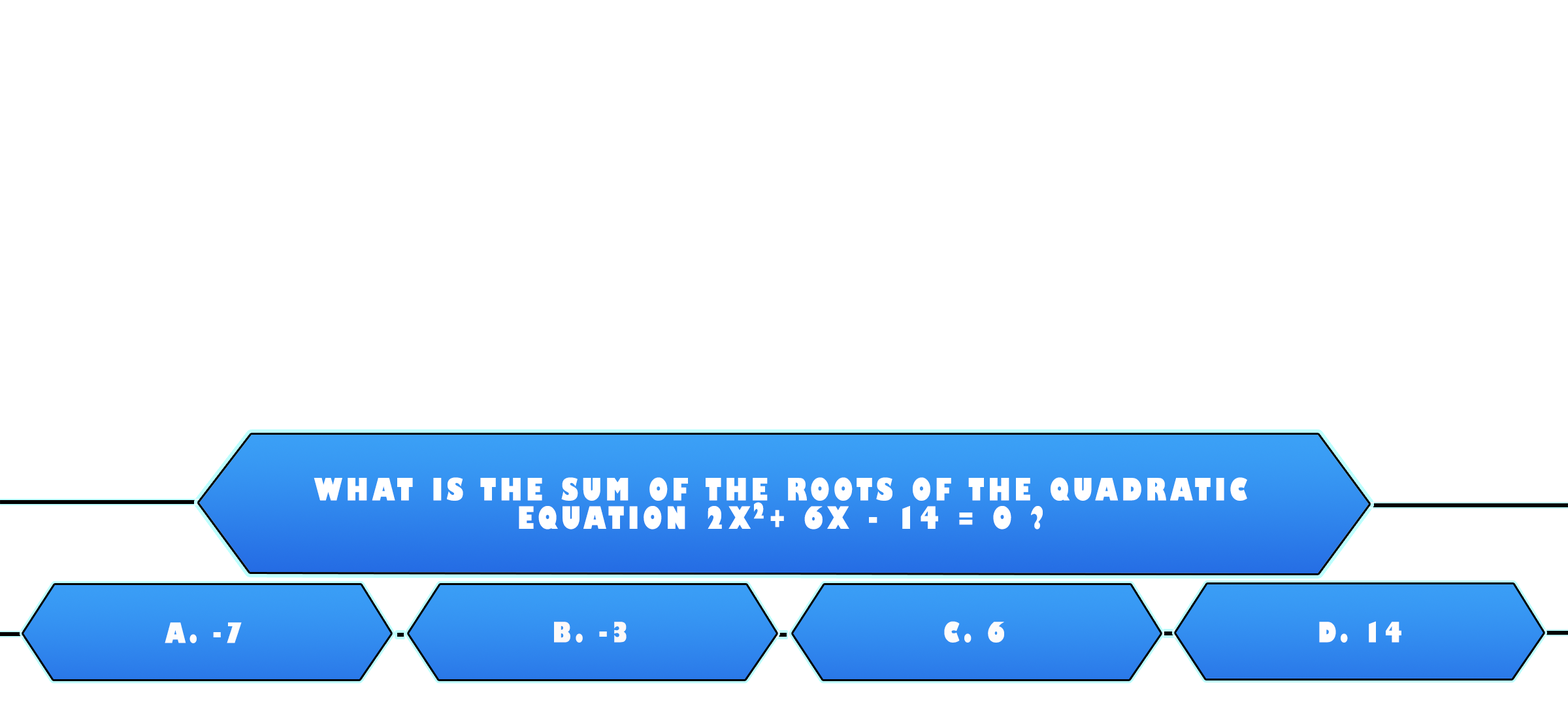
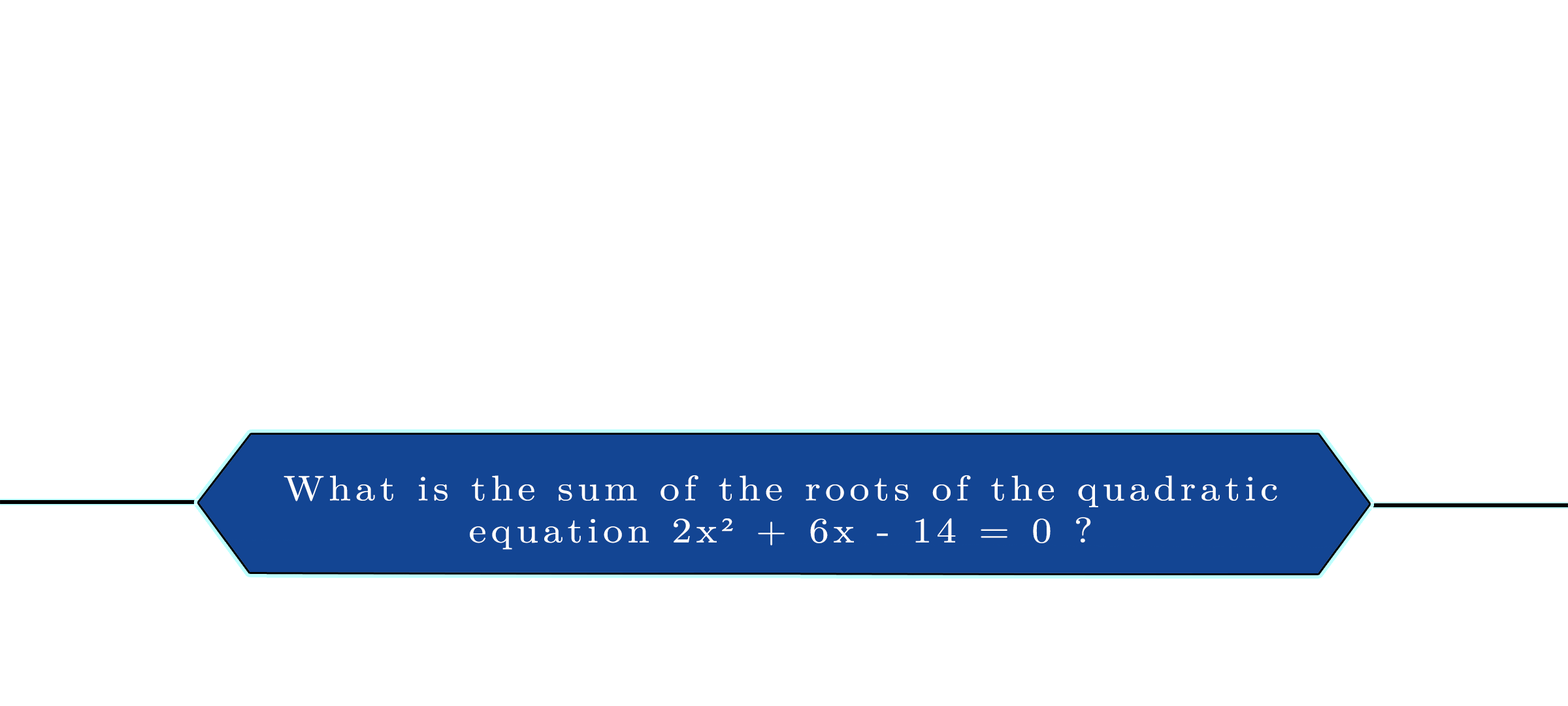
The second 1568x706 image is a revision of the first. Changes to its layers:
removed layer "2" (1st of 2, in "Group 2") from group "Group 2" over [753, 501, 764, 519]
renamed "What is the sum of the roots of the quadratic equation 2x + 6x" to "What is the sum of the roots of the quadratic equation 2x² + 6x", painted on it over [283, 474, 1278, 550]
painted on "Layer 7" over [199, 434, 1369, 573]
hid group "Group 1" (9 layers) over [1164, 584, 1568, 679]
painted on "D. 14" over [1296, 613, 1425, 643]
painted on "Layer 9" over [1176, 584, 1544, 679]
hid group "Group 5" (8 layers) over [793, 584, 1161, 679]
painted on "C. 6" over [926, 612, 1023, 643]
painted on "Layer 9 copy" over [793, 584, 1161, 679]
hid group "Group 4" (8 layers) over [408, 584, 787, 679]
painted on "B. -3" over [532, 613, 649, 643]
painted on "Layer 9 copy 2" over [408, 584, 777, 679]
hid group "Group 3" (7 layers) over [0, 584, 404, 679]
painted on "A. -7" over [148, 614, 261, 644]
painted on "Layer 9 copy 3" over [23, 584, 391, 679]
